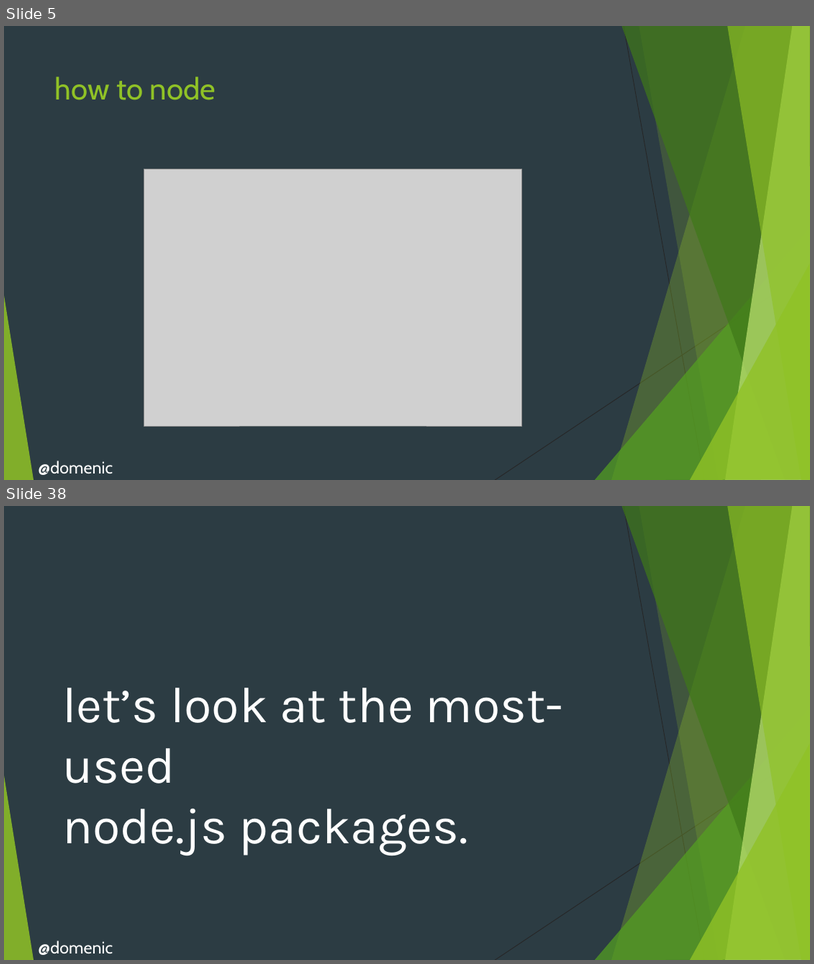
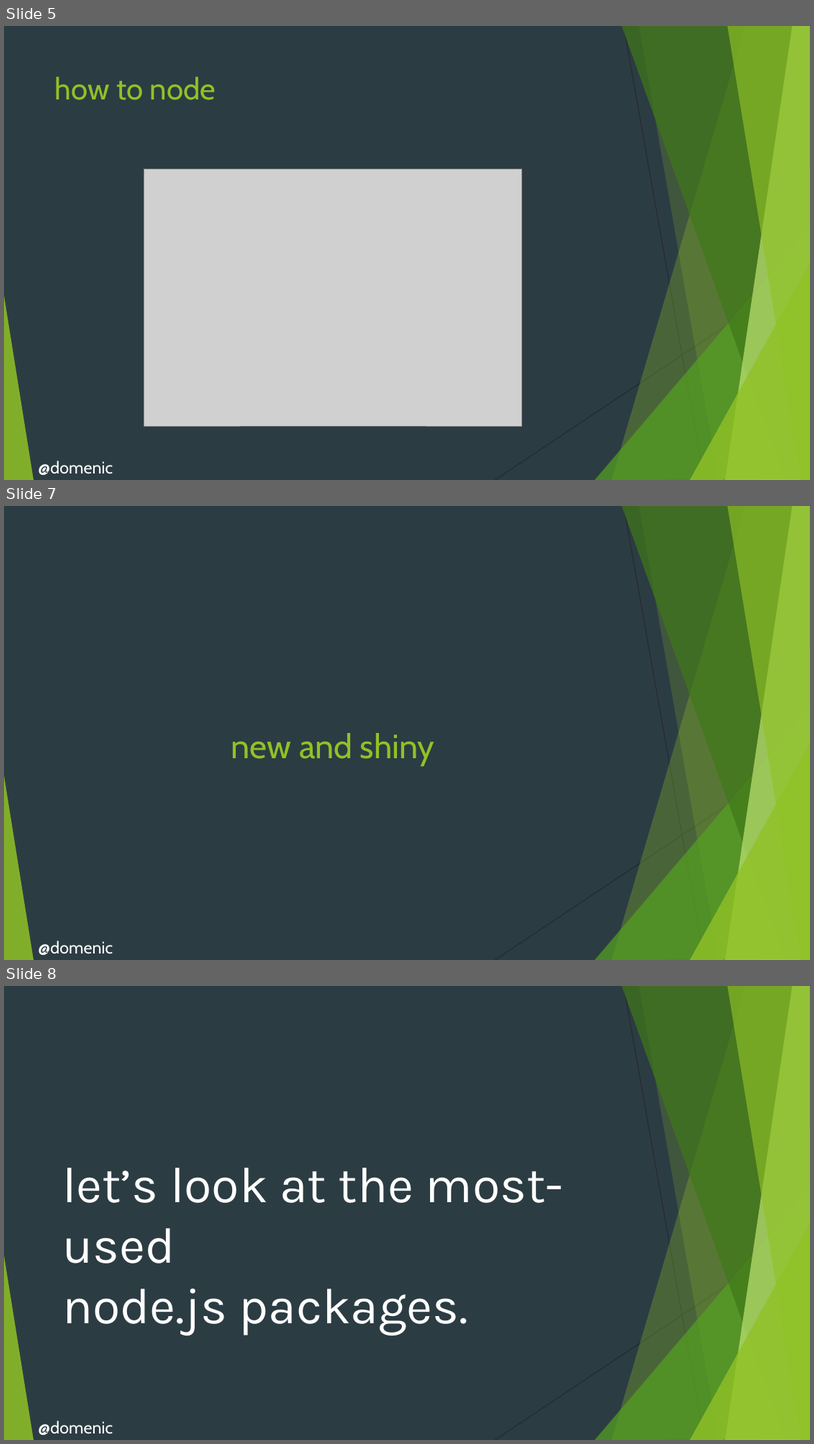
Before and after one commit to domenic/understanding-node, a slide deck: presentation.pptx. Shown one above the other, each under a label of ours: slides 5 and 38 before the commit, slides 5, 7 and 8 after it; the slides between them are not shown. The pictures are 814x964 and 814x1444 pixels, drawn with LibreOffice and Linux fonts; fonts in the diff are those of the drawing; grey boxes stand for pictures. Boxes give left, top, right and bottom in pixels: in the first picture for what was removed or moved away, otherwise in the second. Text is boxed around its words. In the diff, an @@ line names an element or a change of style, - is before the commit and + after.

```diff
--- a/presentation.pptx
+++ b/presentation.pptx
@@ slide 7 added at box(4, 506, 810, 960), background #2C3C43; not listed: 10 template elements that a slide beside it also shows @@
@@ title added at box(232, 733, 435, 766), 40 pt, text #90C226 @@
+new and shiny
@@ text added at box(38, 940, 113, 955), 20 pt, text #FFFFFF @@
+@domenic
@@ what was slide 38 is now slide 8 @@
```
Also in this commit, not shown: 1 slide changed, 1 slide removed.
